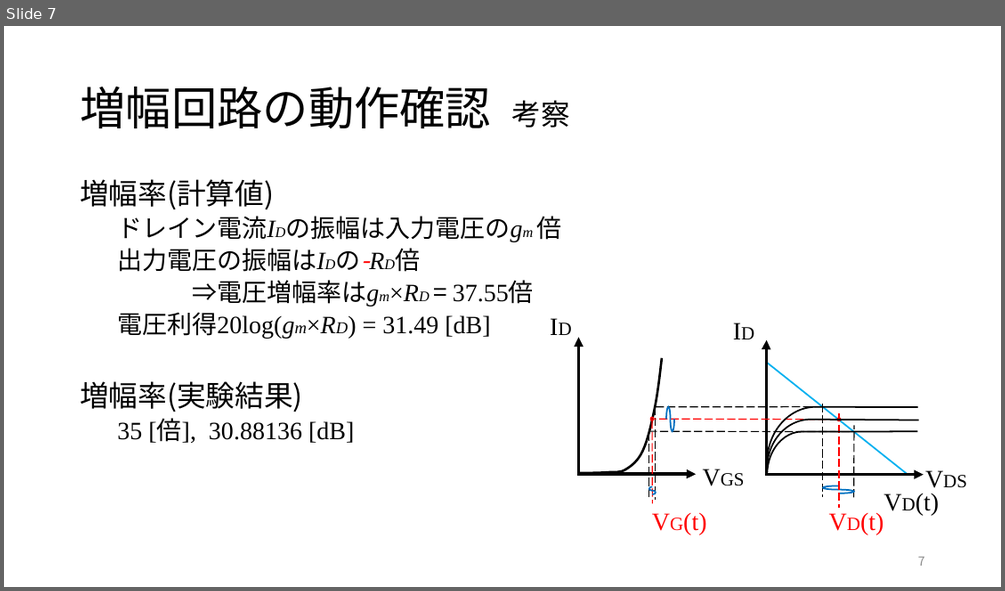
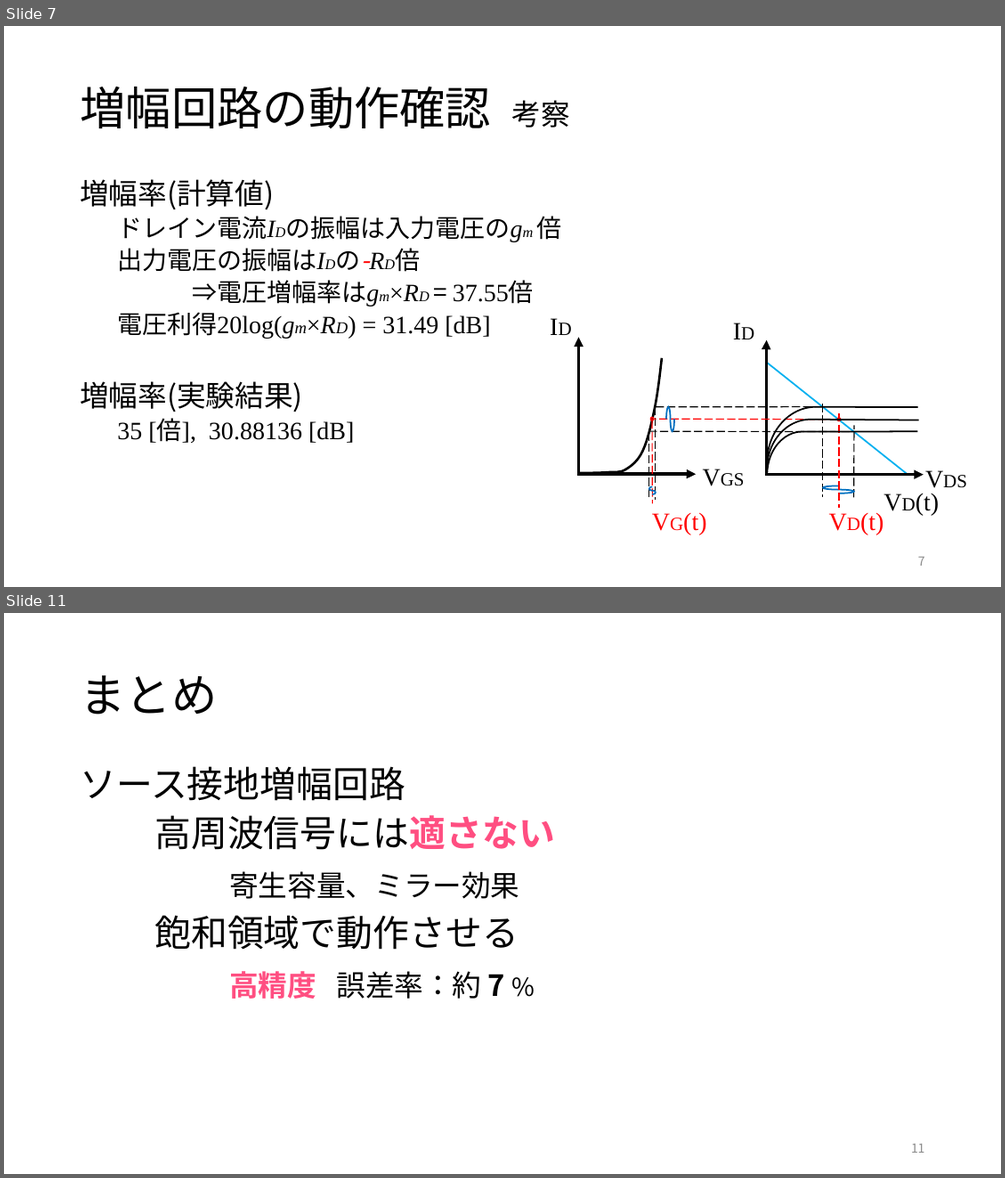
Before and after one commit to yoidea/design_project, a slide deck: design_project1.pptx. Shown one above the other, each under a label of ours: slide 7 before the commit, slides 7 and 11 after it; the slides between them are not shown. The pictures are 1005x591 and 1005x1178 pixels, drawn with LibreOffice and Linux fonts; fonts in the diff are those of the drawing. Boxes give left, top, right and bottom in pixels: in the first picture for what was removed or moved away, otherwise in the second. Text is boxed around its words. In the diff, an @@ line names an element or a change of style, - is before the commit and + after.

```diff
--- a/design_project1.pptx
+++ b/design_project1.pptx
@@ slide 11 added at (4, 613, 1001, 1174), background #FFFFFF @@
@@ title added at (80, 675, 217, 714), 44 pt, text #000000 @@
+まとめ
@@ text added at (80, 766, 555, 998), 35 pt, text #000000 @@
+ソース接地増幅回路
+高周波信号には適さない
+寄生容量、ミラー効果
+飽和領域で動作させる
+高精度 誤差率：約 7 %
@@ page number added at (911, 1143, 925, 1152), 12 pt, text #8C8C8C @@
+11
```
Also in this commit, not shown: 2 slides changed, 1 other slide added.
